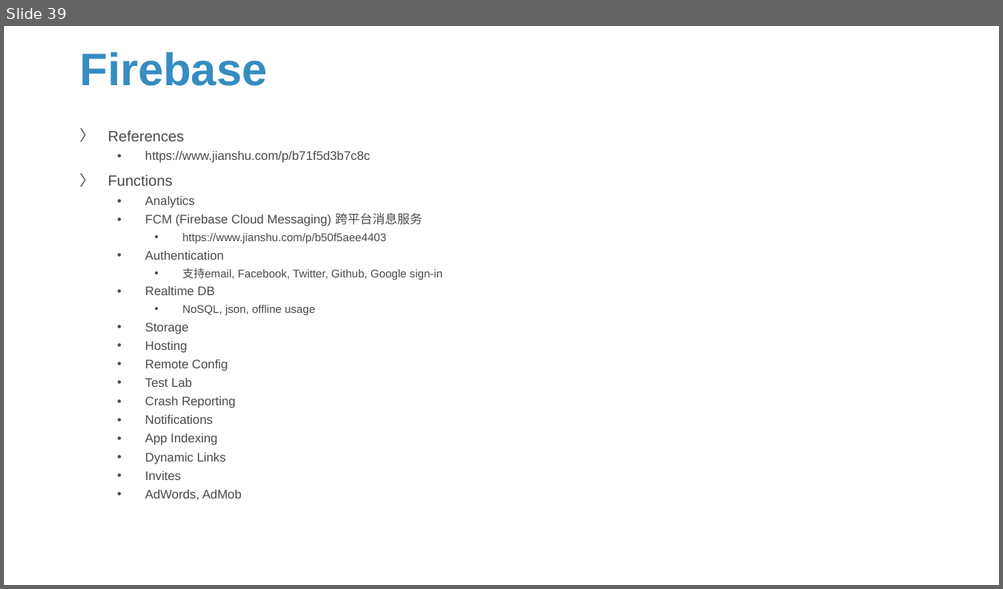
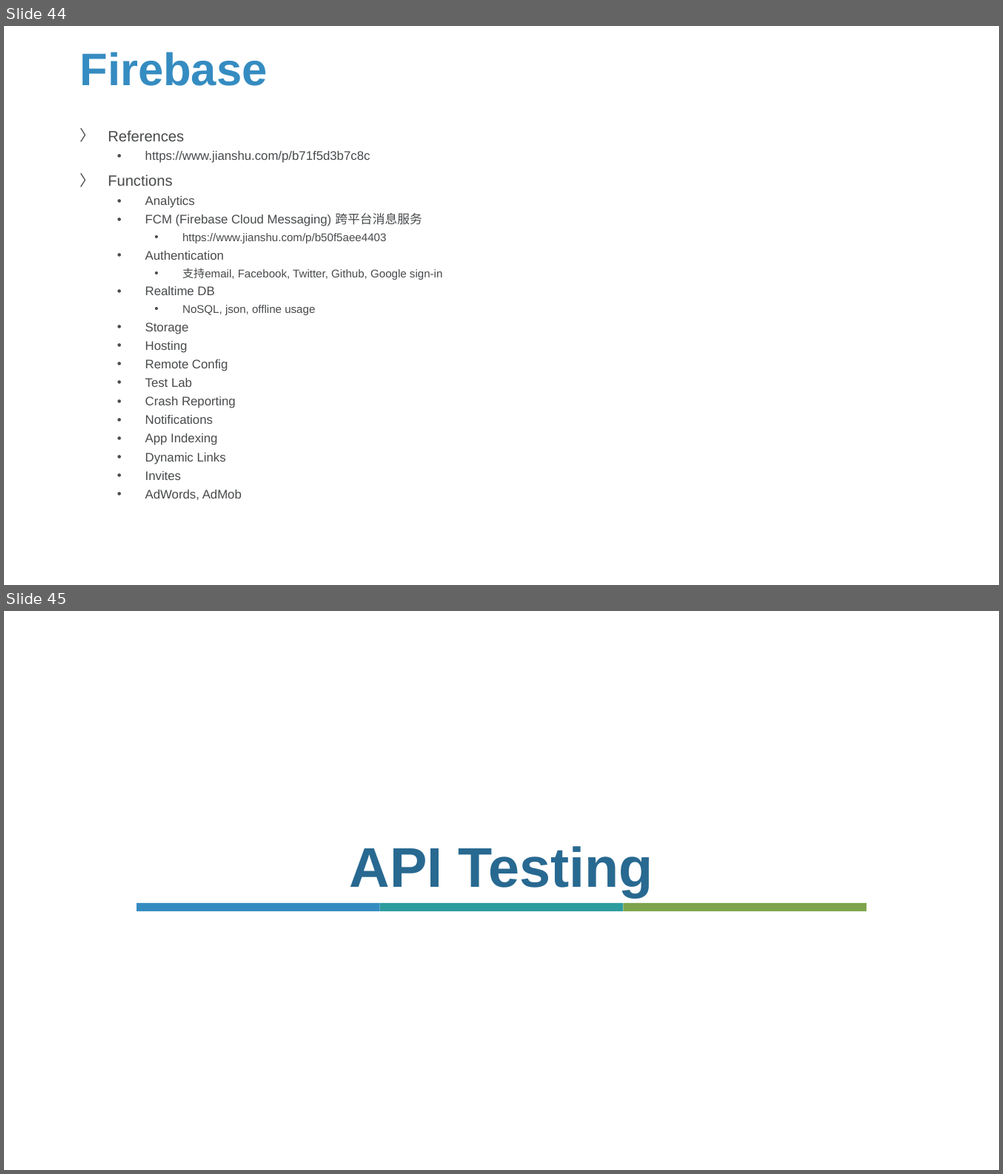
Before and after one commit to Sparks-Lu/TechNotes, a slide deck: Web/Server-Notes.pptx. Shown one above the other, each under a label of ours: slide 39 before the commit, slides 44 and 45 after it. The pictures are 1003x589 and 1003x1174 pixels, drawn with LibreOffice and Linux fonts; fonts in the diff are those of the drawing; background and template pictures are left out. Boxes give left, top, right and bottom in pixels: in the first picture for what was removed or moved away, otherwise in the second. Text is boxed around its words. In the diff, an @@ line names an element or a change of style, - is before the commit and + after.

```diff
--- a/Web/Server-Notes.pptx
+++ b/Web/Server-Notes.pptx
@@ slide 45 added at bbox=[4, 611, 999, 1170], background picture (left out) @@
@@ title added at bbox=[350, 846, 653, 897], 54 pt, text #286991, bold @@
+API Testing
@@ rectangle added at bbox=[136, 903, 380, 911], fill #358CC1 @@
@@ rectangle added at bbox=[380, 903, 623, 911], fill #2D9C9F @@
@@ rectangle added at bbox=[623, 903, 867, 911], fill #7DA44B @@
@@ what was slide 39 is now slide 44 @@
```
Also in this commit, not shown: 2 slides changed, 8 other slides added, 14 other files.
